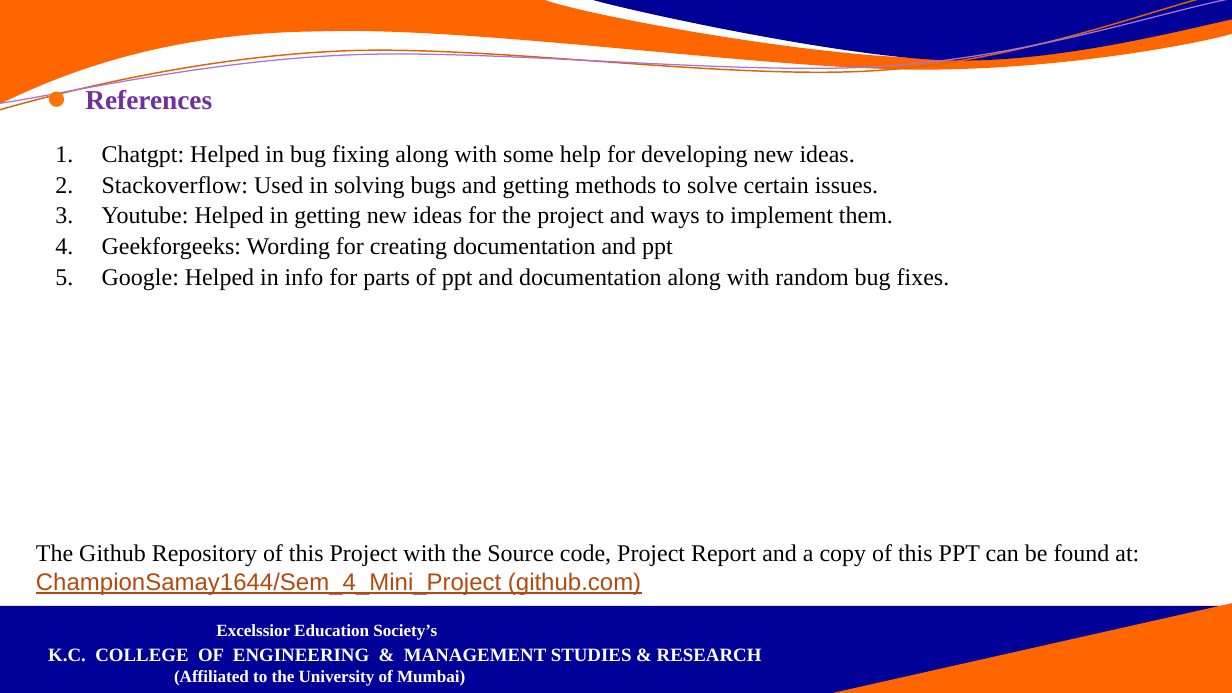
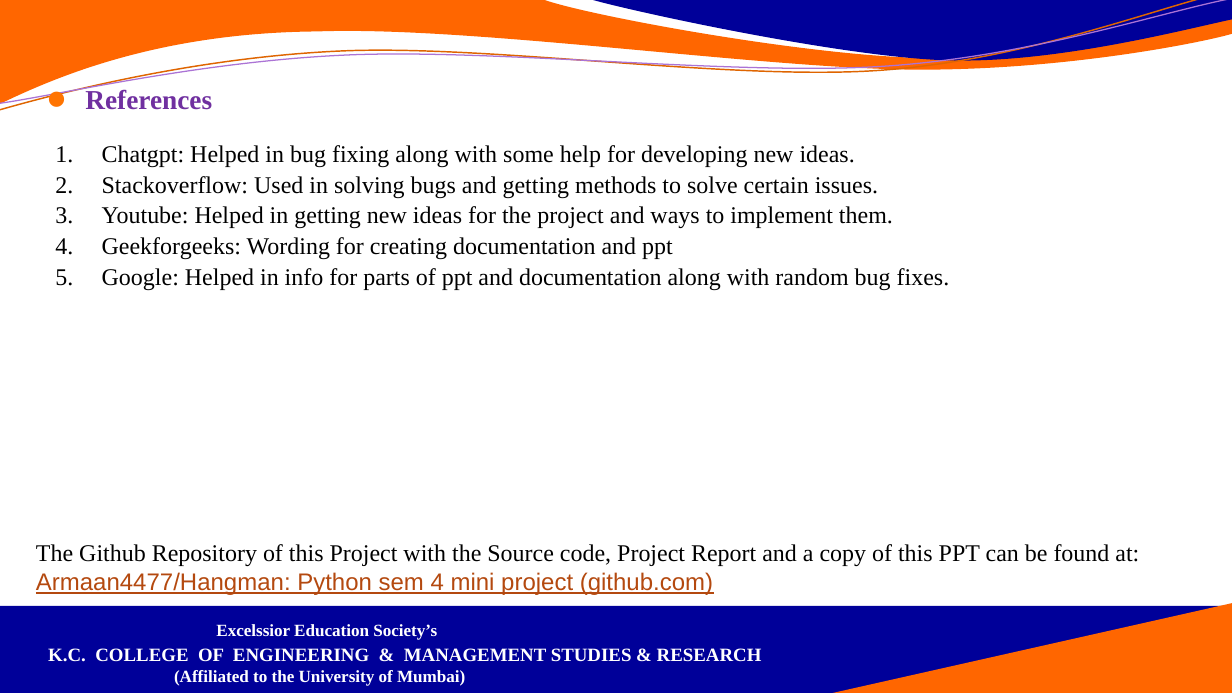
Before and after one commit to Armaan4477/Hangman, a slide deck: slide 17 of Documentation and ppt/PPT/Hangman_ppt.pptx. Drawn at 1232x693 pixels with LibreOffice and Linux fonts; fonts in the diff are those of the drawing; background and template pictures are left out. Boxes give left, top, right and bottom in pixels: in the first picture for what was removed or moved away, otherwise in the second. Text is boxed around its words. In the diff, an @@ line names an element or a change of style, - is before the commit and + after.

```diff
--- a/Documentation and ppt/PPT/Hangman_ppt.pptx
+++ b/Documentation and ppt/PPT/Hangman_ppt.pptx
@@ text at (x1=36, y1=544, x2=1139, y2=595): text changed @@
-The Github Repository of this Project with the Source code, Project Report and a copy of this PPT can be found at:
-ChampionSamay1644/Sem_4_Mini_Project (github.com)
+The Github Repository of this Project with the Source code, Project Report and a copy of this PPT can be found at:
+Armaan4477/Hangman: Python sem 4 mini project (github.com)
```
Also in this commit, not shown: 5 other slides changed.
